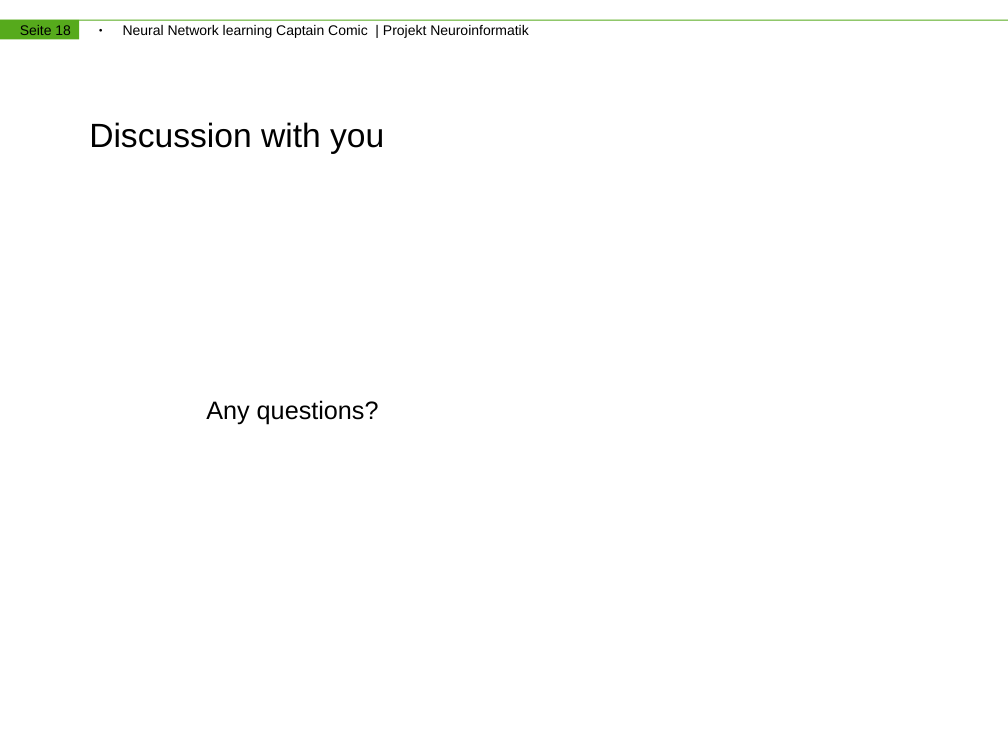
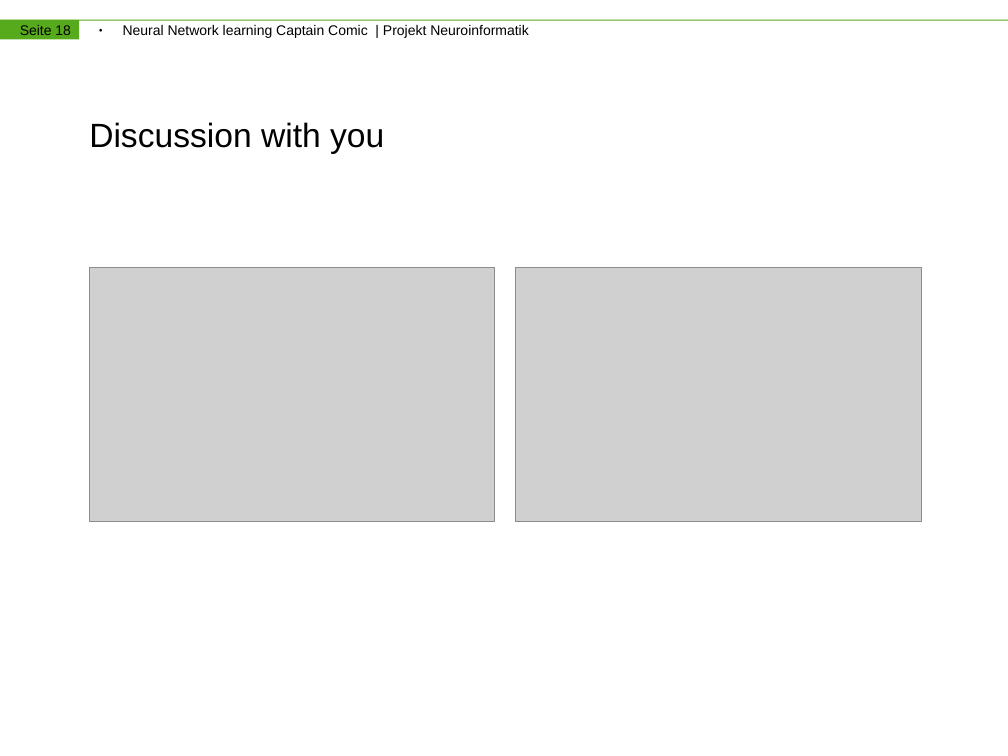
Before and after one commit to Ximsa/captain-comic, a slide deck: slide 18 of neuroinf projekt.odp. Drawn at 1008x756 pixels with LibreOffice and Linux fonts; fonts in the diff are those of the drawing; grey boxes stand for pictures. Boxes give left, top, right and bottom in pixels: in the first picture for what was removed or moved away, otherwise in the second. Text is boxed around its words. In the diff, an @@ line names an element or a change of style, - is before the commit and + after.

Commit message:
endvideo

```diff
--- a/neuroinf projekt.odp
+++ b/neuroinf projekt.odp
@@ picture added at (x1=90, y1=268, x2=496, y2=522) @@
@@ picture added at (x1=515, y1=268, x2=921, y2=522) @@
@@ text removed at (x1=206, y1=400, x2=379, y2=425) @@
-Any questions?
```
